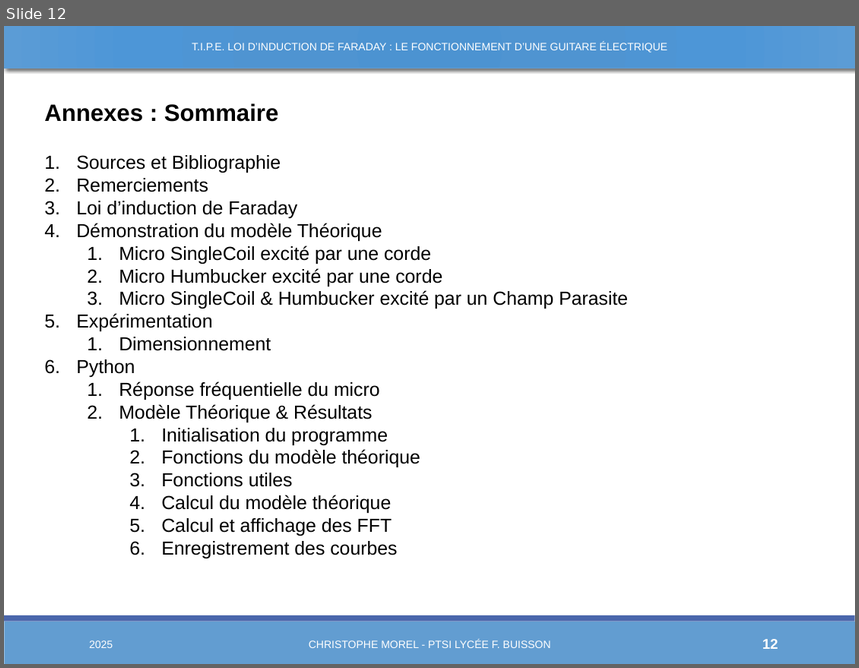
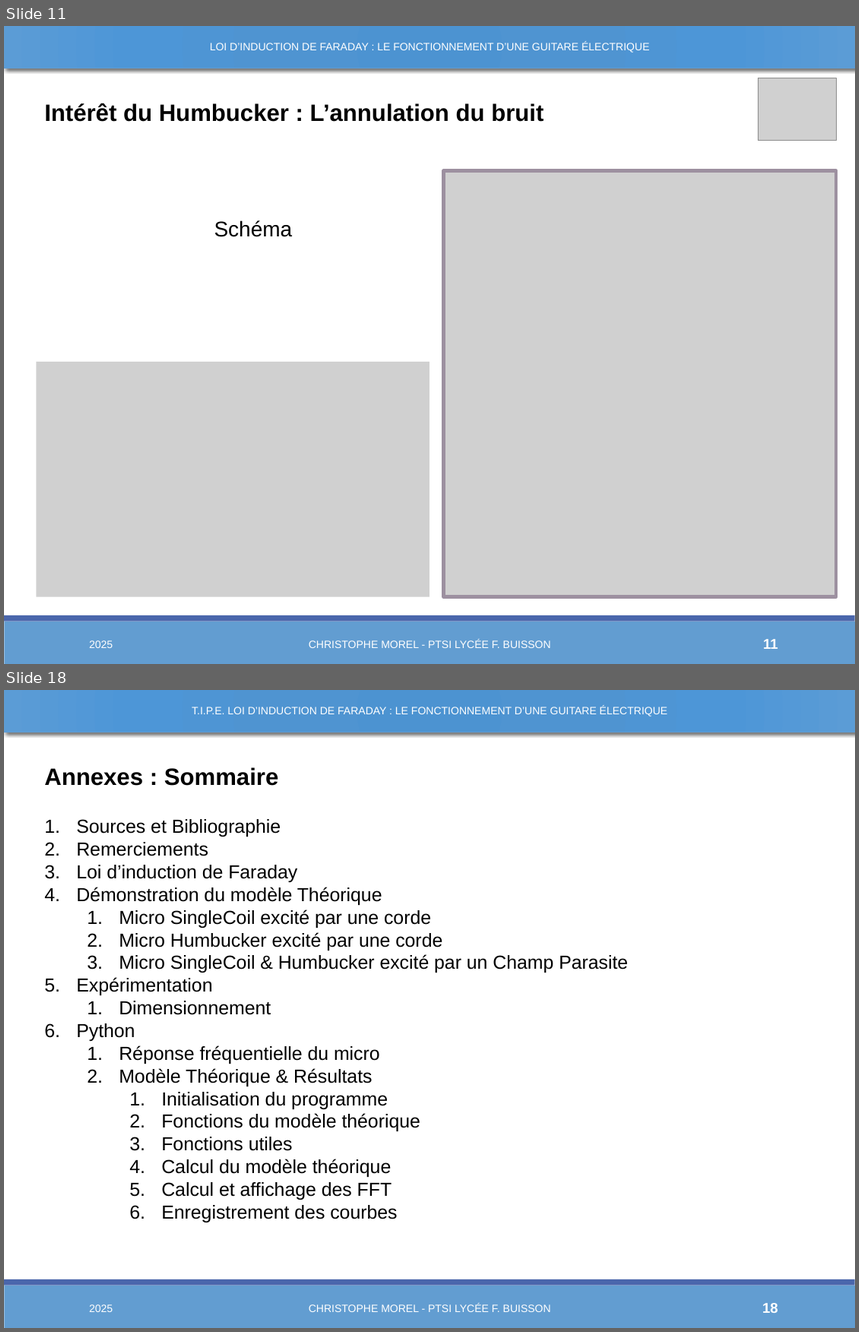
Before and after one commit to Chrismorel7/TIPE---Micro_guitare_elec, a slide deck: Views/Novembre.pptx. Shown one above the other, each under a label of ours: slide 12 before the commit, slides 11 and 18 after it; the slides between them are not shown. The pictures are 859x668 and 859x1332 pixels, drawn with LibreOffice and Linux fonts; fonts in the diff are those of the drawing; grey boxes stand for pictures. Boxes give left, top, right and bottom in pixels: in the first picture for what was removed or moved away, otherwise in the second. Text is boxed around its words. In the diff, an @@ line names an element or a change of style, - is before the commit and + after.

```diff
--- a/Views/Novembre.pptx
+++ b/Views/Novembre.pptx
@@ slide 11 added at [4,26,855,664], background #FFFFFF; not listed: 2 template elements that a slide beside it also shows @@
@@ rectangle added at [4,26,855,68], fill gradient #4C93D2 to #4F95D2 to #4E97D8 to #5C9DD7, outline #629DD1 1 pt @@
@@ text added at [210,42,650,53], 9 pt, text #FFFFFF @@
+LOI D’INDUCTION DE FARADAY : LE FONCTIONNEMENT D’UNE GUITARE ÉLECTRIQUE
@@ picture added at [758,78,836,141] @@
@@ text added at [44,103,544,122], 20 pt, text #000000, bold @@
+Intérêt du Humbucker : L’annulation du bruit
@@ picture added at [444,170,836,598] @@
@@ text added at [215,221,293,237], 18 pt, text #000000 @@
+Schéma
@@ picture added at [37,362,430,598] @@
@@ rectangle added at [46,421,836,439], fill #FFFFFF, outline #FFFFFF 1.25 pt @@
@@ text added at [89,641,113,648], 9 pt, text #FFFFFF @@
+2025
@@ text added at [309,639,551,648], 9 pt, text #FFFFFF @@
+CHRISTOPHE MOREL - PTSI LYCÉE F. BUISSON
@@ page number added at [763,639,778,649], 12 pt, text #FFFFFF, bold @@
+11
@@ what was slide 12 is now slide 18 @@
@@ page number at [762,1303,778,1313]: text changed @@
-12
+18
```
Also in this commit, not shown: 11 slides changed, 5 other slides added, 34 other files.
